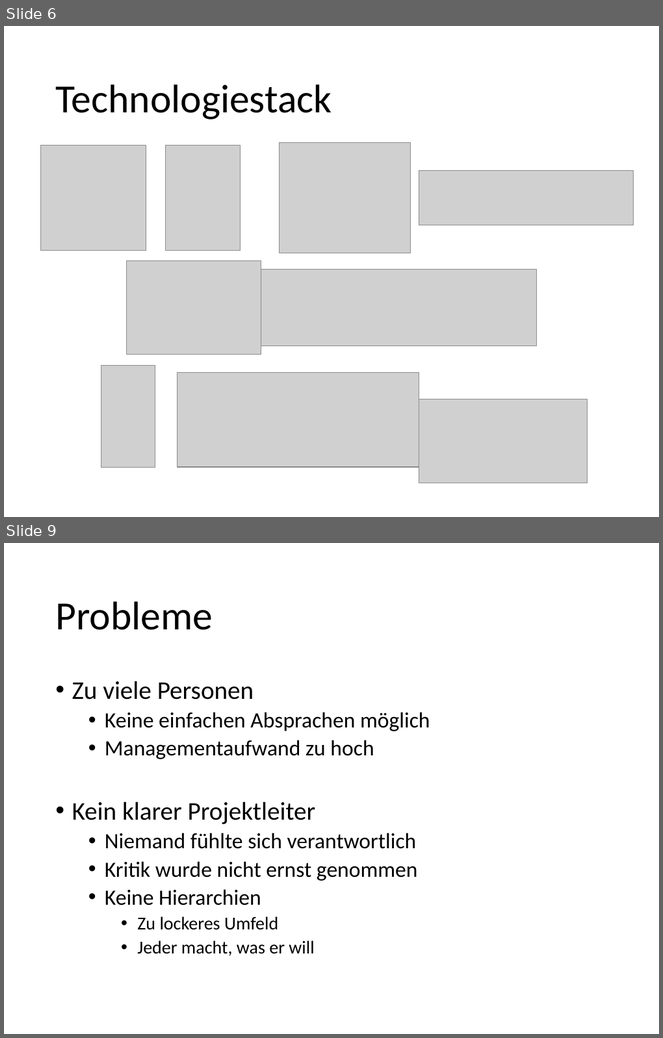
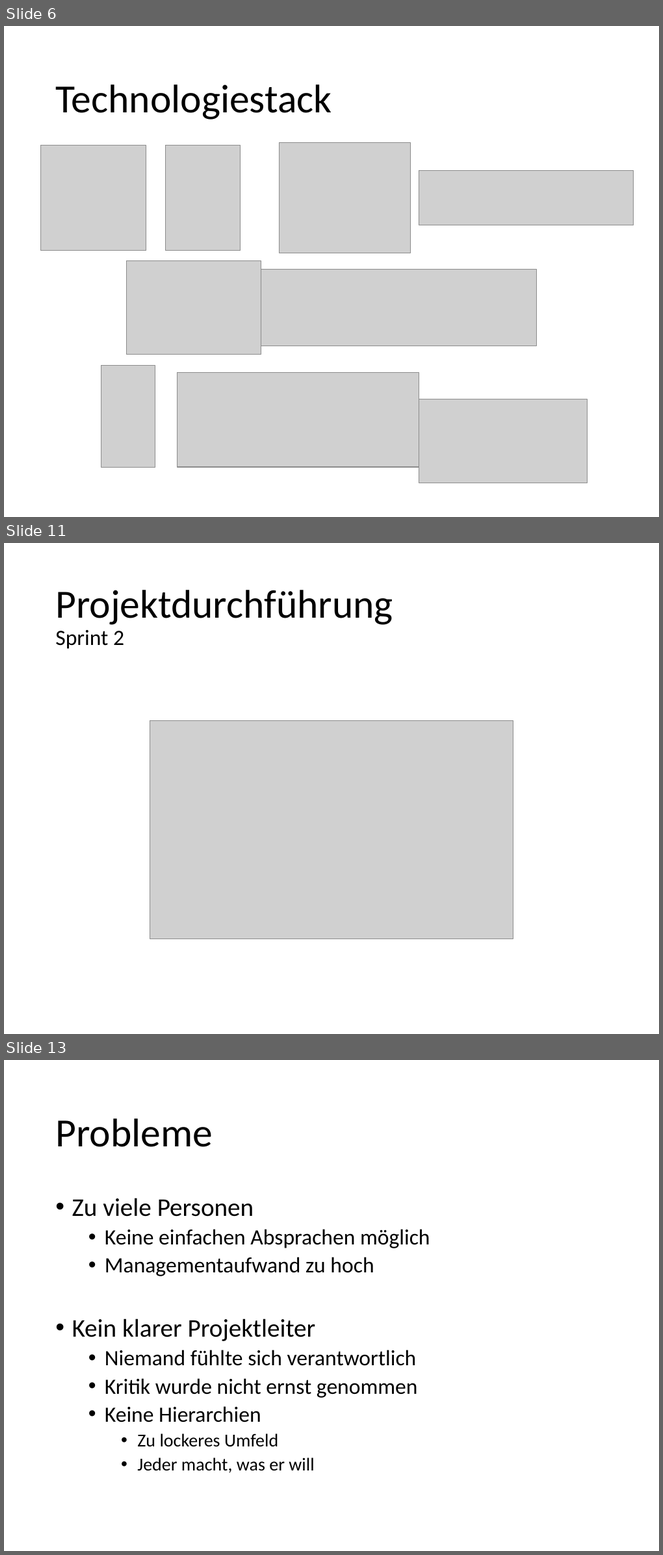
Before and after one commit to kickvinwl/kickvinwl, a slide deck: dokumente/Abschlusspräsentation.pptx. Shown one above the other, each under a label of ours: slides 6 and 9 before the commit, slides 6, 11 and 13 after it; the slides between them are not shown. The pictures are 663x1038 and 663x1555 pixels, drawn with LibreOffice and Linux fonts; fonts in the diff are those of the drawing; grey boxes stand for pictures. Boxes give left, top, right and bottom in pixels: in the first picture for what was removed or moved away, otherwise in the second. Text is boxed around its words. In the diff, an @@ line names an element or a change of style, - is before the commit and + after.

Commit message:
Sprint 2&3

```diff
--- a/dokumente/Abschlusspräsentation.pptx
+++ b/dokumente/Abschlusspräsentation.pptx
@@ slide 11 added at <box>4,543,659,1034</box>, background #FFFFFF @@
@@ title added at <box>55,590,393,649</box>, 44 pt, text #000000 @@
+Projektdurchführung
+Sprint 2
@@ picture added at <box>150,720,513,939</box> @@
@@ what was slide 9 is now slide 13 @@
```
Also in this commit, not shown: 1 slide changed, 4 other slides added, 1 slide removed.
